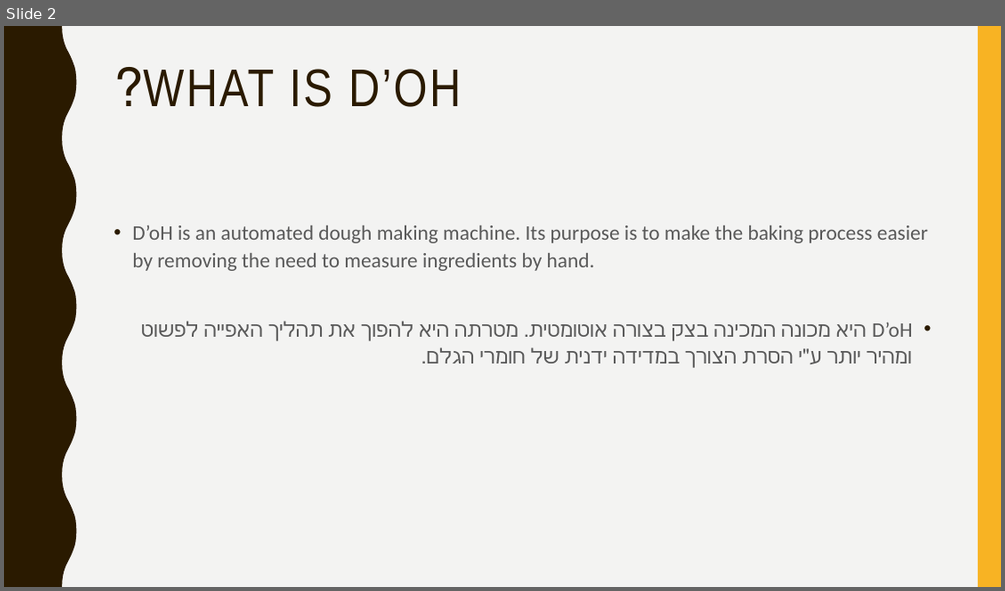
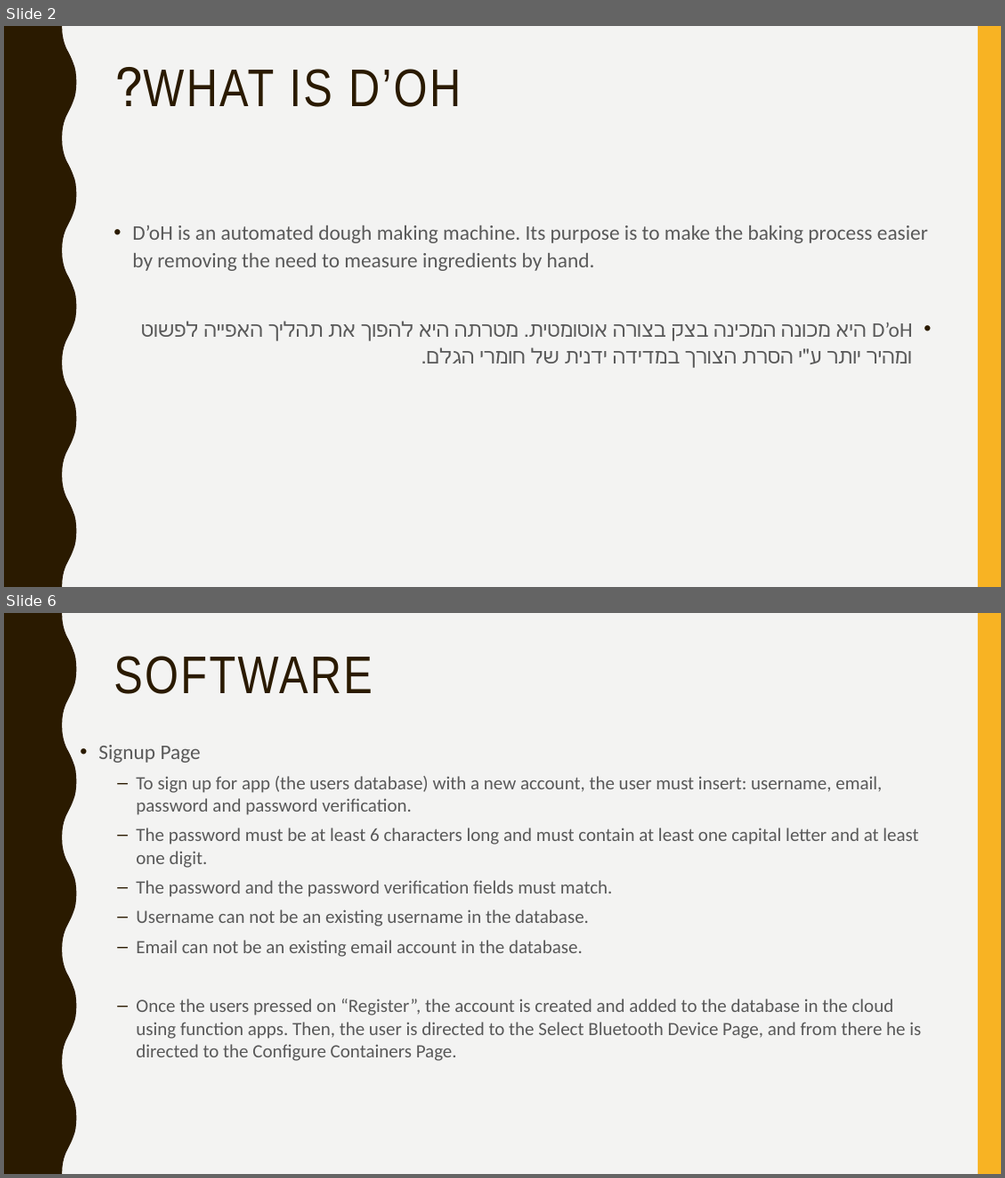
Before and after one commit to MetalYos/ArduinoProject, a slide deck: Project.pptx. Shown one above the other, each under a label of ours: slide 2 before the commit, slides 2 and 6 after it; the slides between them are not shown. The pictures are 1005x591 and 1005x1178 pixels, drawn with LibreOffice and Linux fonts; fonts in the diff are those of the drawing. Boxes give left, top, right and bottom in pixels: in the first picture for what was removed or moved away, otherwise in the second. Text is boxed around its words. In the diff, an @@ line names an element or a change of style, - is before the commit and + after.

```diff
--- a/Project.pptx
+++ b/Project.pptx
@@ slide 6 added at box(4, 613, 1001, 1174), background #F3F3F2; not listed: 2 template elements that a slide beside it also shows @@
@@ title added at box(113, 656, 372, 694), 51 pt, text #2A1A00 @@
+SOFTWARE
@@ text added at box(98, 745, 921, 1061), 18 pt, text #595959 @@
+• Signup Page
+  – To sign up for app (the users database) with a new account, the user must insert: username, email, password and password verification.
+  – The password must be at least 6 characters long and must contain at least one capital letter and at least one digit.
+  – The password and the password verification fields must match.
+  – Username can not be an existing username in the database.
+  – Email can not be an existing email account in the database.
+  – Once the users pressed on “Register”, the account is created and added to the database in the cloud using function apps. Then, the user is directed to the Select Bluetooth Device Page, and from there he is directed to the Configure Containers Page.
```
Also in this commit, not shown: 4 slides changed, 5 other slides added, 3 slides removed, 1 other file.
